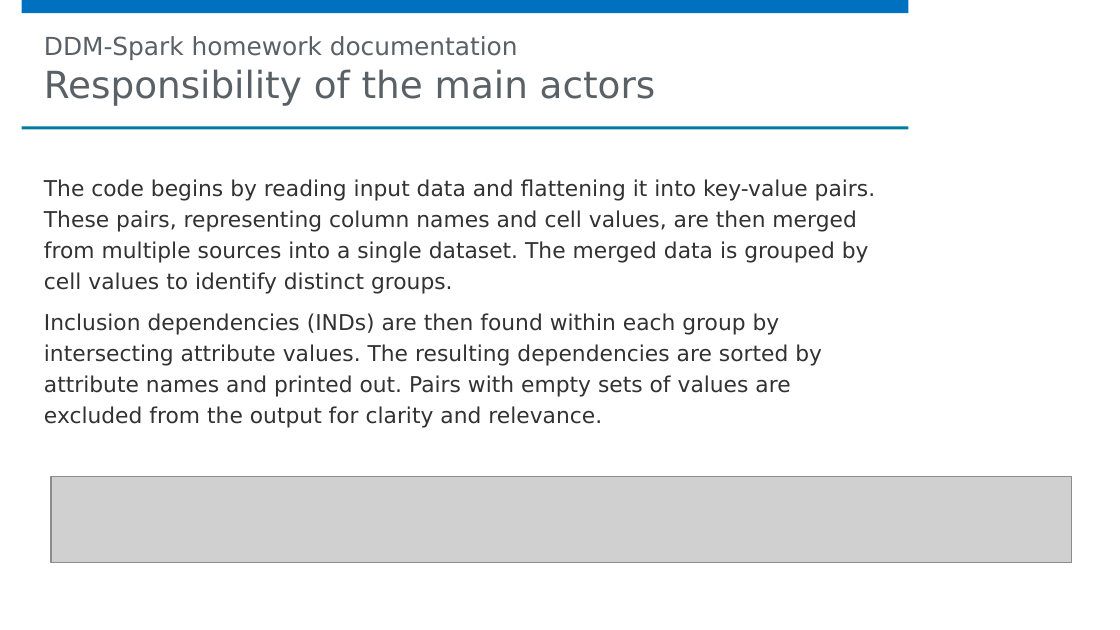
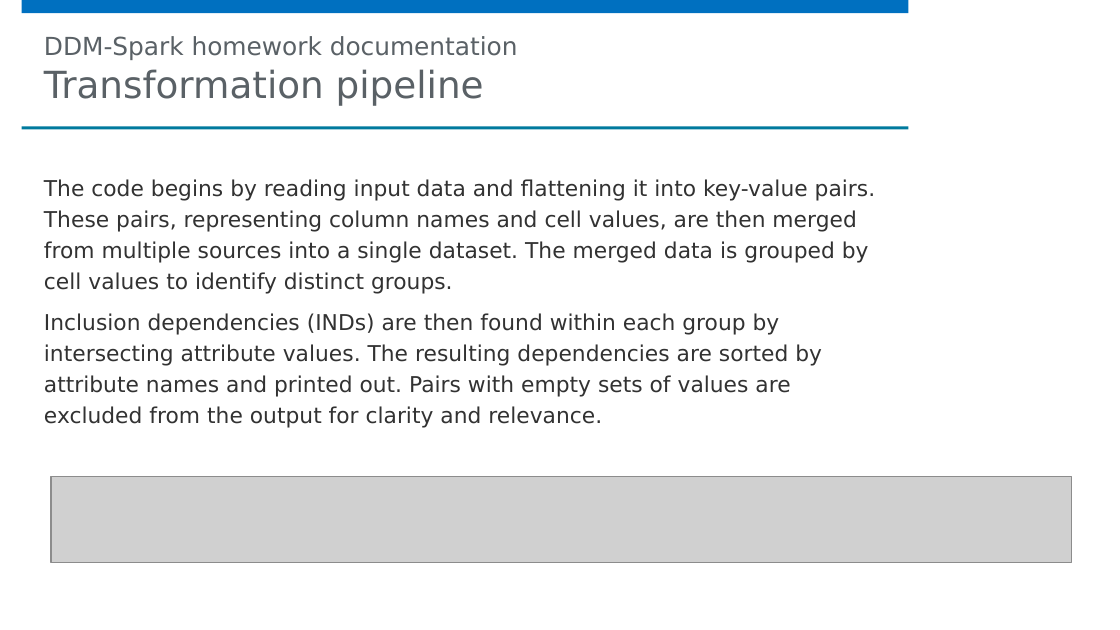
Before and after one commit to gviktoriia/ddm-spark, a slide deck: slide 2 of Documentation.pptx. Drawn at 1120x630 pixels with LibreOffice and Linux fonts; fonts in the diff are those of the drawing; grey boxes stand for pictures; background and template pictures are left out. Boxes give left, top, right and bottom in pixels: in the first picture for what was removed or moved away, otherwise in the second. Text is boxed around its words. In the diff, an @@ line names an element or a change of style, - is before the commit and + after.

Commit message:
Add files via upload
Presentation's added

```diff
--- a/Documentation.pptx
+++ b/Documentation.pptx
@@ title at box(44, 36, 518, 105): text changed @@
-DDM-Spark homework documentation
-Responsibility of the main actors
+DDM-Spark homework documentation
+Transformation pipeline
```
Also in this commit, not shown: 1 other file.
